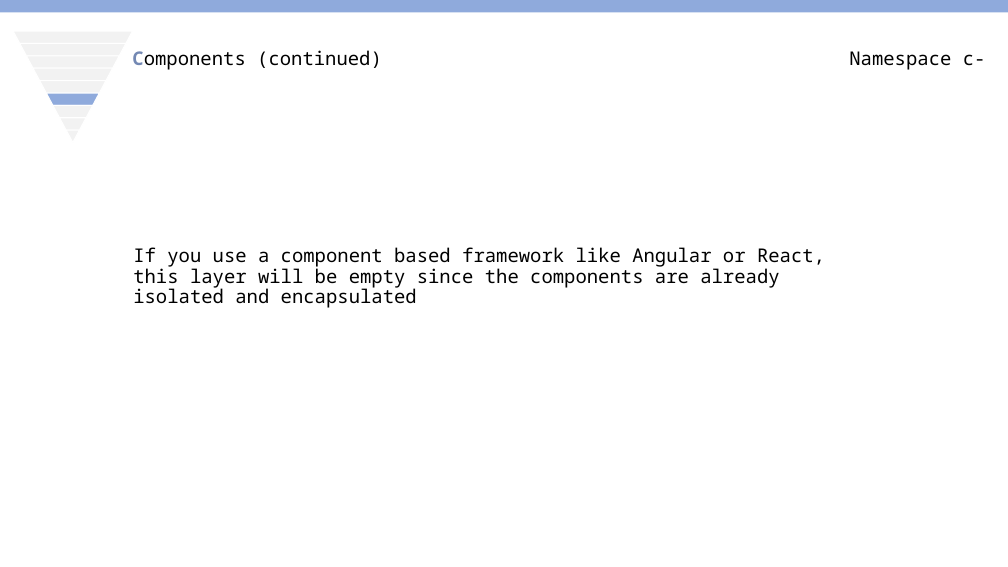
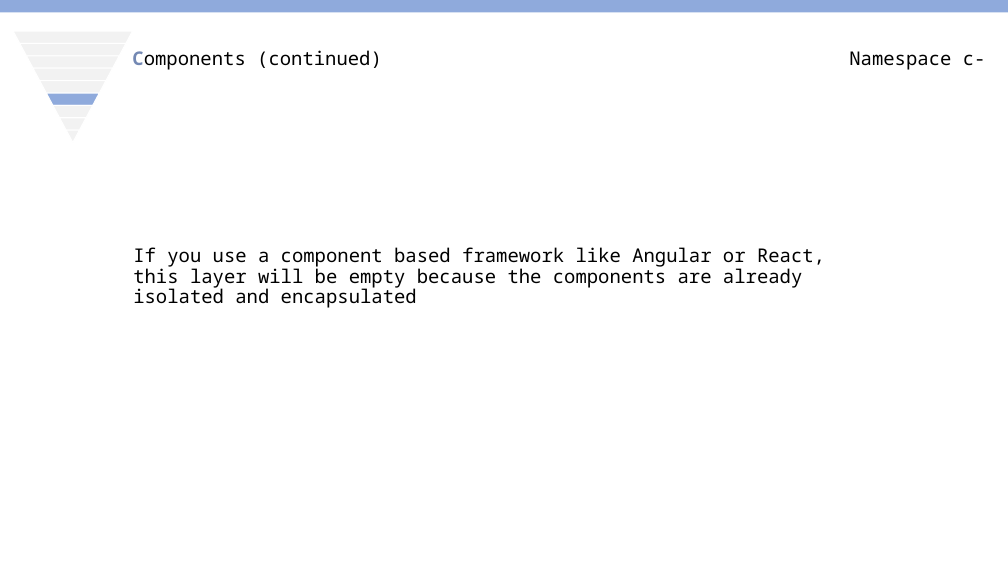
Before and after one commit to AxelPauwels/SEM-BIO, a slide deck: slide 42 of presentation/SEM&BIO.pptx. Drawn at 1008x567 pixels with LibreOffice and Linux fonts; fonts in the diff are those of the drawing. Boxes give left, top, right and bottom in pixels: in the first picture for what was removed or moved away, otherwise in the second. Text is boxed around its words. In the diff, an @@ line names an element or a change of style, - is before the commit and + after.

Commit message:
Updating presentation

```diff
--- a/presentation/SEM&BIO.pptx
+++ b/presentation/SEM&BIO.pptx
@@ text at (133,247,825,308): text changed @@
-If you use a component based framework like Angular or React,
-this layer will be empty since the components are already isolated and encapsulated
+If you use a component based framework like Angular or React,
+this layer will be empty because the components are already isolated and encapsulated
```
Also in this commit, not shown: 1 other slide changed, 16 slides removed, 3 other files.
